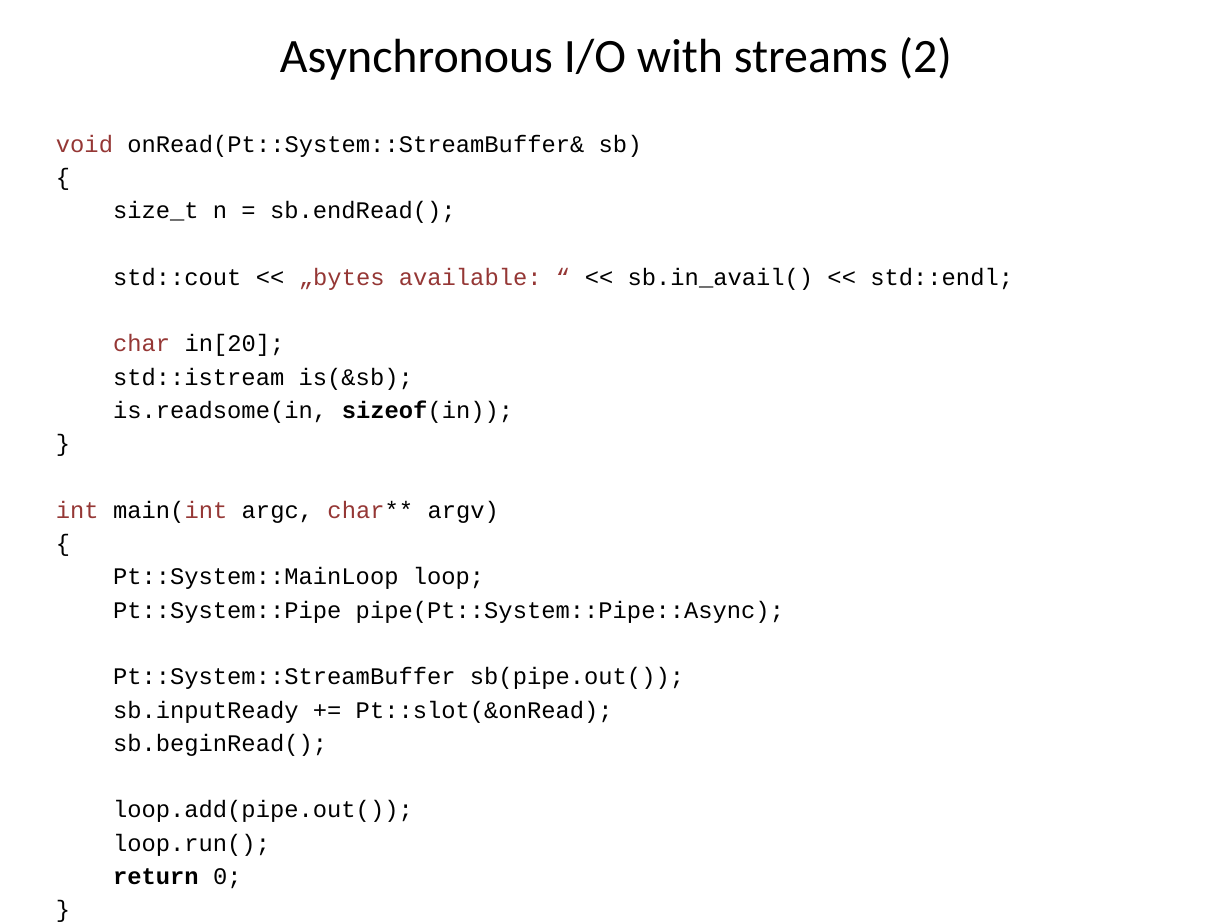
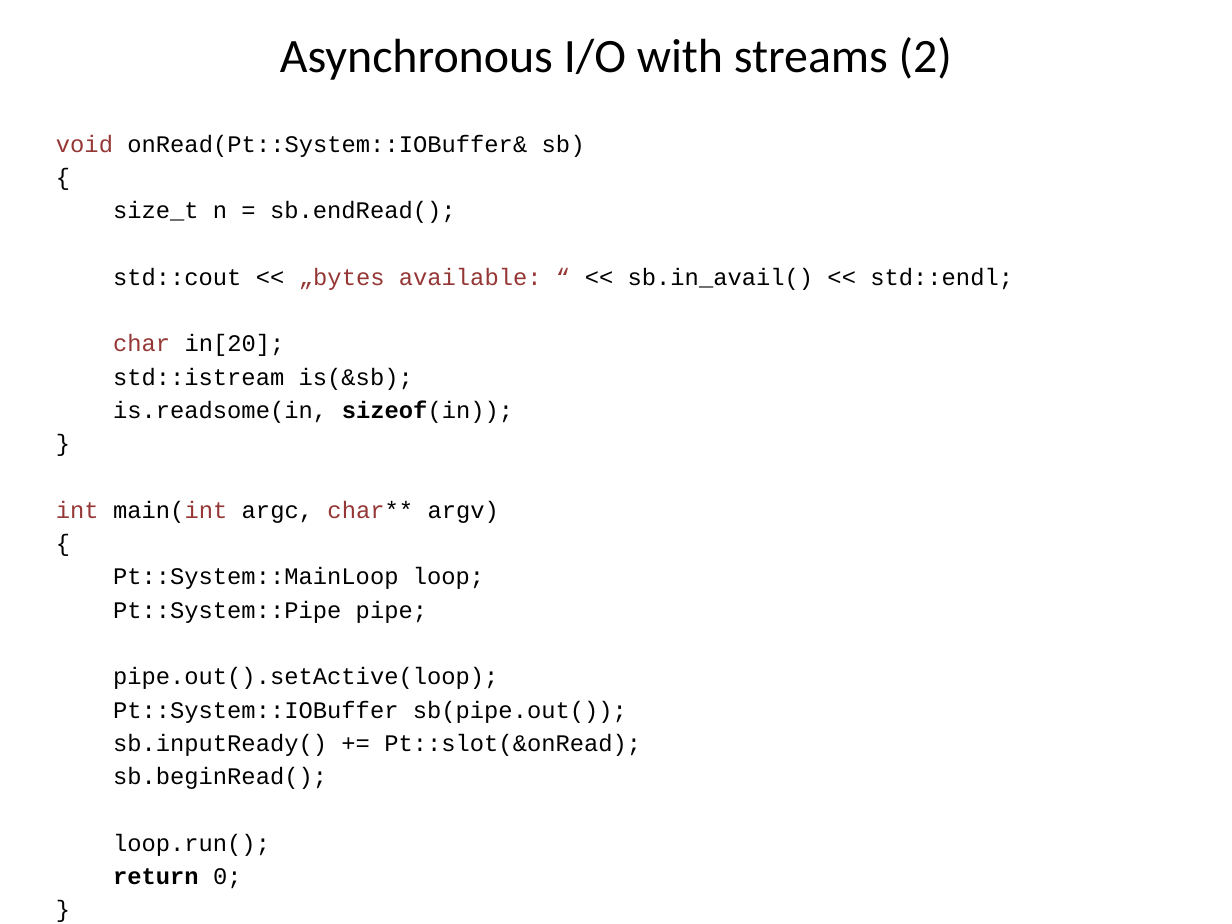
Before and after one commit to Pt-Framework/Pt, a slide deck: slide 10 of doc/other/asynchrony_for_the_masses.pptx. Drawn at 1232x924 pixels with LibreOffice and Linux fonts; fonts in the diff are those of the drawing. Boxes give left, top, right and bottom in pixels: in the first picture for what was removed or moved away, otherwise in the second. Text is boxed around its words. In the diff, an @@ line names an element or a change of style, - is before the commit and + after.

```diff
--- a/doc/other/asynchrony_for_the_masses.pptx
+++ b/doc/other/asynchrony_for_the_masses.pptx
@@ text at (56,135,585,157): text changed @@
-void onRead(Pt::System::StreamBuffer& sb)
+void onRead(Pt::System::IOBuffer& sb)
@@ text at (113,600,641,756): text changed @@
-Pt::System::Pipe pipe(Pt::System::Pipe::Async);
-Pt::System::StreamBuffer sb(pipe.out());
-sb.inputReady += Pt::slot(&onRead);
+Pt::System::Pipe pipe;
+pipe.out().setActive(loop);
+Pt::System::IOBuffer sb(pipe.out());
+sb.inputReady() += Pt::slot(&onRead);
@@ text at (113,800,413,822): paragraph removed @@
-loop.add(pipe.out());
```
Also in this commit, not shown: 13 other slides changed, 13 other files.
